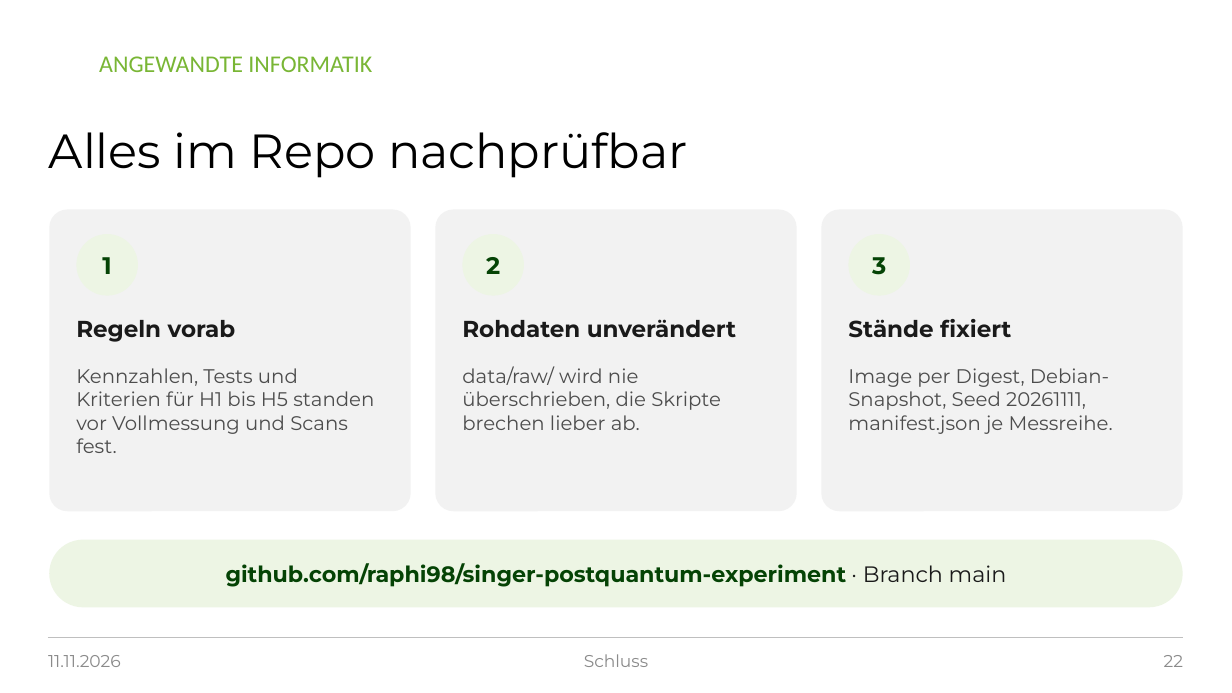
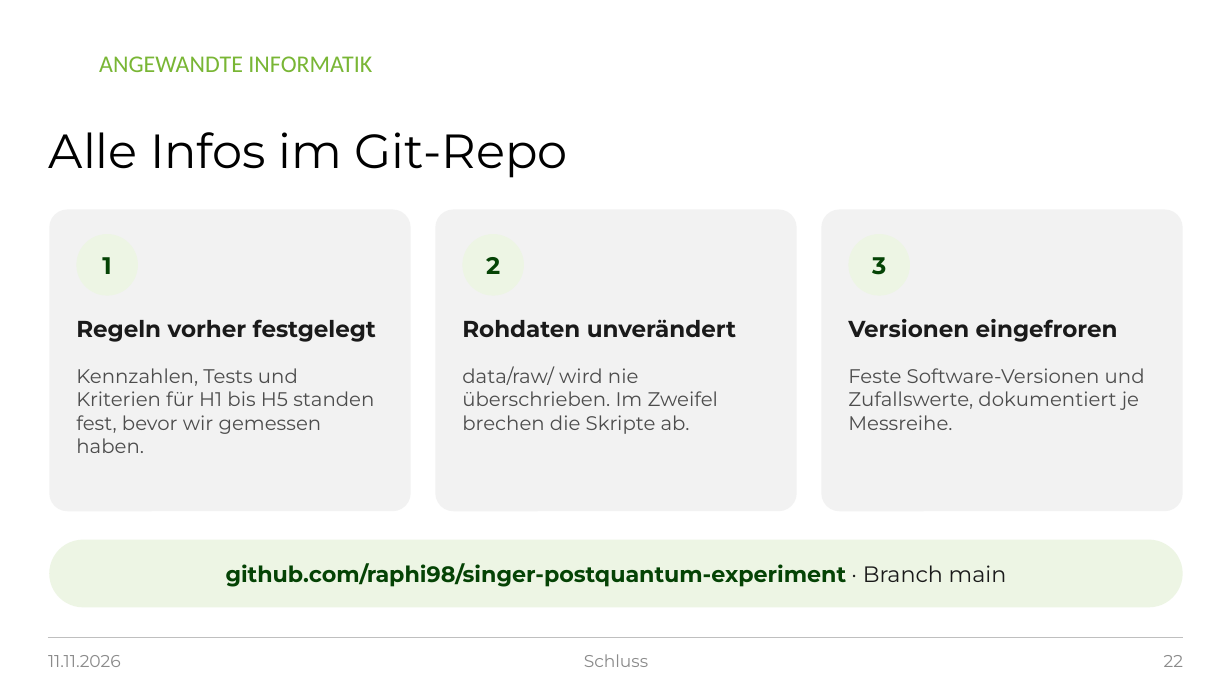
Before and after one commit to raphi98/singer-postquantum-experiment, a slide deck: slide 22 of praesentation/PQ-TLS_Praesentation_2026-11-11.pptx. Drawn at 1232x693 pixels with LibreOffice and Linux fonts; fonts in the diff are those of the drawing; background and template pictures are left out. Boxes give left, top, right and bottom in pixels: in the first picture for what was removed or moved away, otherwise in the second. Text is boxed around its words. In the diff, an @@ line names an element or a change of style, - is before the commit and + after.

```diff
--- a/praesentation/PQ-TLS_Praesentation_2026-11-11.pptx
+++ b/praesentation/PQ-TLS_Praesentation_2026-11-11.pptx
@@ title at (49, 132, 568, 178): text changed @@
-Alles im Repo nachprüfbar
+Alle Infos im Git-Repo
@@ text at (76, 319, 376, 342): text changed @@
-Regeln vorab
+Regeln vorher festgelegt
@@ text at (848, 319, 1118, 342): text changed @@
-Stände fixiert
+Versionen eingefroren
@@ text at (76, 368, 374, 453): text changed @@
-Kennzahlen, Tests und Kriterien für H1 bis H5 standen vor Vollmessung und Scans fest.
+Kennzahlen, Tests und Kriterien für H1 bis H5 standen fest, bevor wir gemessen haben.
@@ text at (462, 366, 719, 434): text changed @@
-data/raw/ wird nie überschrieben, die Skripte brechen lieber ab.
+data/raw/ wird nie überschrieben. Im Zweifel brechen die Skripte ab.
@@ text at (848, 368, 1145, 430): text changed @@
-Image per Digest, Debian-Snapshot, Seed 20261111, manifest.json je Messreihe.
+Feste Software-Versionen und Zufallswerte, dokumentiert je Messreihe.
```
Also in this commit, not shown: 22 other slides changed, 2 other files.
